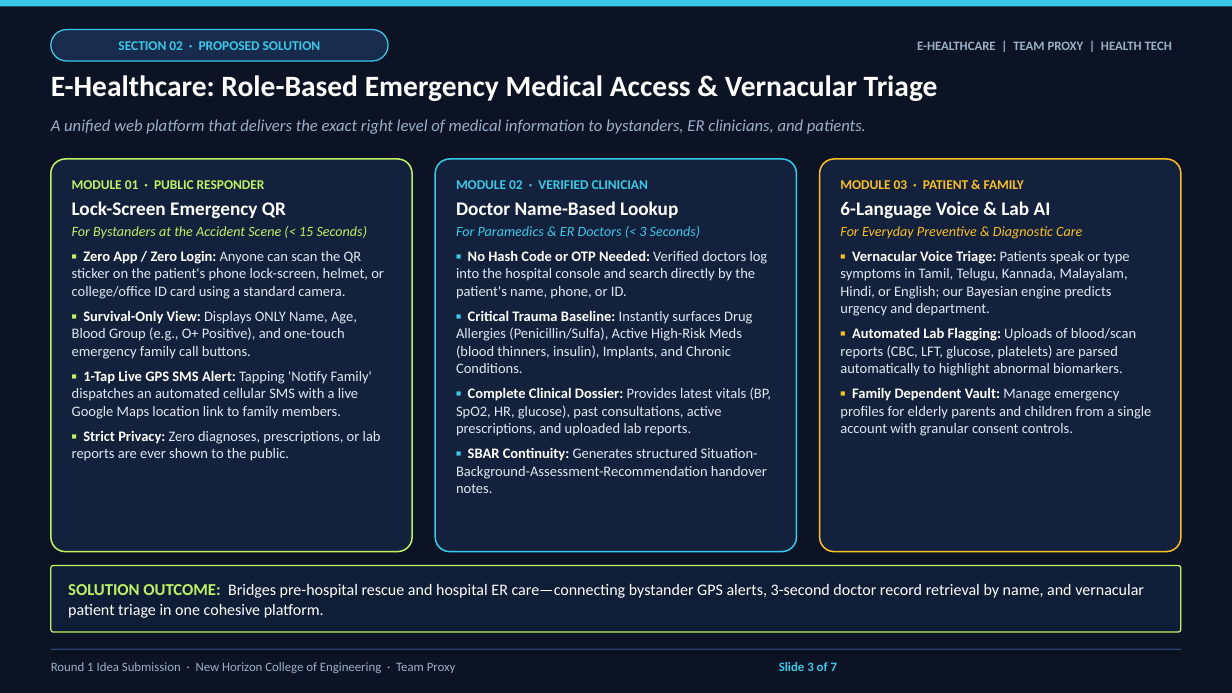
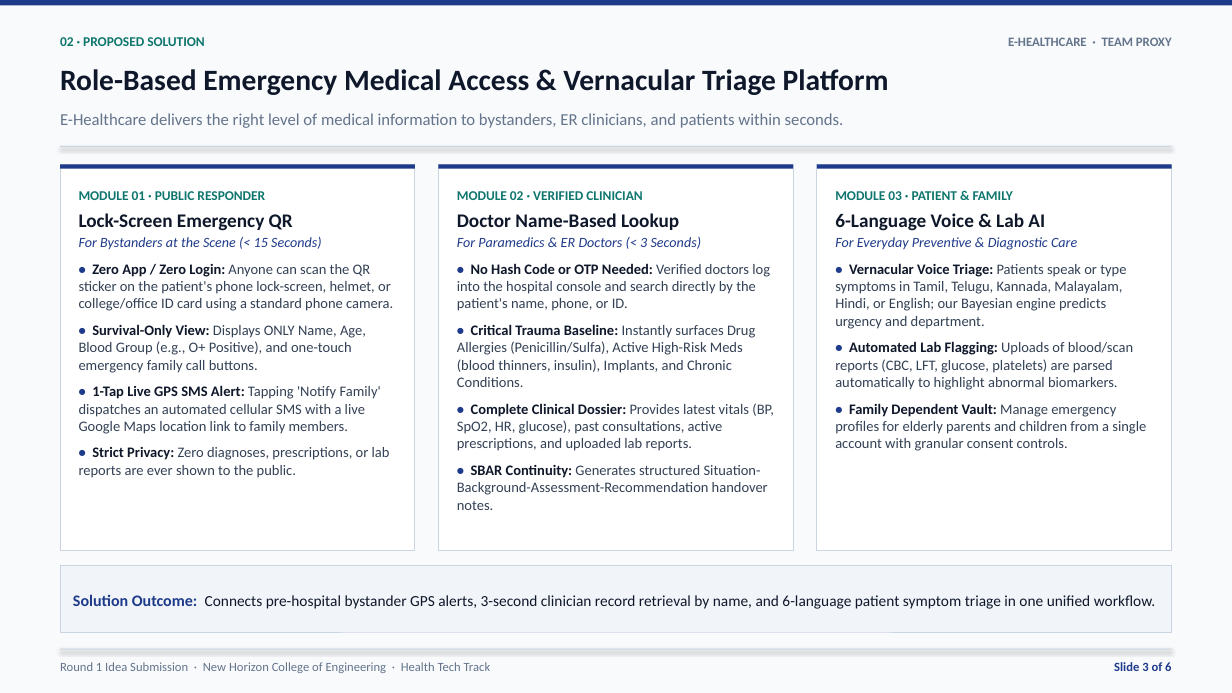
Before and after one commit to yogeshwaran2344/e-healthcare, a slide deck: slide 3 of Round1_Idea_Submission_Proxy.pptx. Drawn at 1232x693 pixels with LibreOffice and Linux fonts; fonts in the diff are those of the drawing. Boxes give left, top, right and bottom in pixels: in the first picture for what was removed or moved away, otherwise in the second. Text is boxed around its words. In the diff, an @@ line names an element or a change of style, - is before the commit and + after.

Commit message:
style(round1): redesign Round 1 deck with clean minimalist light palette and simplified team details

```diff
--- a/Round1_Idea_Submission_Proxy.pptx
+++ b/Round1_Idea_Submission_Proxy.pptx
@@ rectangle at (0, 0, 1232, 693): fill #0B1324 to #F8FAFC @@
@@ rectangle at (0, 0, 1232, 6): fill #38C9E8 to #1E3A8A @@
@@ text at (60, 37, 205, 46): text changed; text colour #38C9E8 to #0F766E @@
-SECTION 02 · PROPOSED SOLUTION
+02 · PROPOSED SOLUTION
@@ text "02 · PROPOSED SOLUTION": place and size @@
-text "02 · PROPOSED SOLUTION" at (51, 30, 388, 61)
+text "02 · PROPOSED SOLUTION" at (60, 37, 205, 46)
@@ text "02 · PROPOSED SOLUTION" at (60, 37, 205, 46): vertical alignment middle to top; fill #182B4C to none; outline #38C9E8 1 pt to none @@
@@ text "E-HEALTHCARE · TEAM PROXY" at (1008, 37, 1172, 46): vertical alignment middle to top @@
@@ text at (1008, 37, 1172, 46): text changed; text colour #9CAFC9 to #64748B @@
-E-HEALTHCARE | TEAM PROXY | HEALTH TECH
+E-HEALTHCARE · TEAM PROXY
@@ text at (60, 69, 889, 95): text changed; text colour #FFFFFF to #0F172A @@
-E-Healthcare: Role-Based Emergency Medical Access & Vernacular Triage
+Role-Based Emergency Medical Access & Vernacular Triage Platform
@@ text at (60, 113, 844, 128): text changed; text colour #9CAFC9 to #64748B; italic off @@
-A unified web platform that delivers the exact right level of medical information to bystanders, ER clinicians, and patients.
+E-Healthcare delivers the right level of medical information to bystanders, ER clinicians, and patients within seconds.
@@ rectangle: place and size @@
-rectangle at (51, 649, 1181, 650)
+rectangle at (60, 146, 1172, 147)
@@ rectangle at (60, 146, 1172, 147): fill #2A436C to #CBD5E1 @@
@@ rectangle "MODULE 01 · PUBLIC RESPONDER": place and size @@
-rectangle "MODULE 01 · PUBLIC RESPONDER" at (51, 159, 412, 552)
+rectangle "MODULE 01 · PUBLIC RESPONDER" at (60, 165, 415, 551)
@@ rectangle "MODULE 01 · PUBLIC RESPONDER" at (60, 165, 415, 551): rounded rectangle to rectangle; fill #13213C to #FFFFFF; outline #BEF264 1.2 pt to #CBD5E1 0.75 pt @@
@@ rectangle added at (60, 165, 415, 168), fill #1E3A8A @@
@@ rectangle "MODULE 02 · VERIFIED CLINICIAN": place and size @@
-rectangle "MODULE 02 · VERIFIED CLINICIAN" at (435, 159, 797, 552)
+rectangle "MODULE 02 · VERIFIED CLINICIAN" at (439, 165, 794, 551)
@@ rectangle "MODULE 02 · VERIFIED CLINICIAN" at (439, 165, 794, 551): rounded rectangle to rectangle; fill #13213C to #FFFFFF; outline #38C9E8 1.2 pt to #CBD5E1 0.75 pt @@
@@ rectangle added at (439, 165, 794, 168), fill #1E3A8A @@
@@ rectangle "MODULE 03 · PATIENT & ...": place and size @@
-rectangle "MODULE 03 · PATIENT & ..." at (820, 159, 1181, 552)
+rectangle "MODULE 03 · PATIENT & ..." at (817, 165, 1172, 551)
@@ rectangle "MODULE 03 · PATIENT & ..." at (817, 165, 1172, 551): rounded rectangle to rectangle; fill #13213C to #FFFFFF; outline #FBBF24 1.2 pt to #CBD5E1 0.75 pt @@
@@ rectangle added at (817, 165, 1172, 168), fill #1E3A8A @@
@@ text in rectangle at (79, 191, 293, 231): text colour #BEF264 to #0F766E in "MODULE 01 · PUBLIC RESPONDER"; text colour #FFFFFF to #0F172A in "Lock-Screen Emergency QR"; more space between paragraphs @@
@@ text in rectangle at (457, 191, 701, 249): text colour #38C9E8 to #0F766E in "MODULE 02 · VERIFIED CLINICIAN"; text colour #FFFFFF to #0F172A in "Doctor Name-Based Lookup"; text colour #38C9E8 to #1E3A8A in "For Paramedics & ER Doctors (< 3 ..."; more space between paragraphs @@
@@ text in rectangle at (835, 191, 1077, 250): text colour #FBBF24 to #0F766E in "MODULE 03 · PATIENT & FAMILY"; text colour #FFFFFF to #0F172A in "6-Language Voice & Lab AI"; text colour #FBBF24 to #1E3A8A in "For Everyday Preventive & Diagnostic Care"; more space between paragraphs @@
@@ text in rectangle at (79, 237, 393, 478): text changed; text colour #DEE7F2 to #334155 @@
-For Bystanders at the Accident Scene (< 15 Seconds)
-▪ Zero App / Zero Login: Anyone can scan the QR sticker on the patient's phone lock-screen, helmet, or college/office ID card using a standard camera.
-▪ Survival-Only View: Displays ONLY Name, Age, Blood Group (e.g., O+ Positive), and one-touch emergency family call buttons.
-▪ 1-Tap Live GPS SMS Alert: Tapping 'Notify Family' dispatches an automated cellular SMS with a live Google Maps location link to family members.
-▪ Strict Privacy: Zero diagnoses, prescriptions, or lab reports are ever shown to the public.
+For Bystanders at the Scene (< 15 Seconds)
+• Zero App / Zero Login: Anyone can scan the QR sticker on the patient's phone lock-screen, helmet, or college/office ID card using a standard phone camera.
+• Survival-Only View: Displays ONLY Name, Age, Blood Group (e.g., O+ Positive), and one-touch emergency family call buttons.
+• 1-Tap Live GPS SMS Alert: Tapping 'Notify Family' dispatches an automated cellular SMS with a live Google Maps location link to family members.
+• Strict Privacy: Zero diagnoses, prescriptions, or lab reports are ever shown to the public.
@@ text in rectangle at (457, 263, 774, 510): text changed; text colour #DEE7F2 to #334155 @@
-▪ No Hash Code or OTP Needed: Verified doctors log into the hospital console and search directly by the patient's name, phone, or ID.
-▪ Critical Trauma Baseline: Instantly surfaces Drug Allergies (Penicillin/Sulfa), Active High-Risk Meds (blood thinners, insulin), Implants, and Chronic Conditions.
-▪ Complete Clinical Dossier: Provides latest vitals (BP, SpO2, HR, glucose), past consultations, active prescriptions, and uploaded lab reports.
-▪ SBAR Continuity: Generates structured Situation-Background-Assessment-Recommendation handover notes.
+• No Hash Code or OTP Needed: Verified doctors log into the hospital console and search directly by the patient's name, phone, or ID.
+• Critical Trauma Baseline: Instantly surfaces Drug Allergies (Penicillin/Sulfa), Active High-Risk Meds (blood thinners, insulin), Implants, and Chronic Conditions.
+• Complete Clinical Dossier: Provides latest vitals (BP, SpO2, HR, glucose), past consultations, active prescriptions, and uploaded lab reports.
+• SBAR Continuity: Generates structured Situation-Background-Assessment-Recommendation handover notes.
@@ text in rectangle at (835, 263, 1146, 451): text changed; text colour #DEE7F2 to #334155 @@
-▪ Vernacular Voice Triage: Patients speak or type symptoms in Tamil, Telugu, Kannada, Malayalam, Hindi, or English; our Bayesian engine predicts urgency and department.
-▪ Automated Lab Flagging: Uploads of blood/scan reports (CBC, LFT, glucose, platelets) are parsed automatically to highlight abnormal biomarkers.
-▪ Family Dependent Vault: Manage emergency profiles for elderly parents and children from a single account with granular consent controls.
+• Vernacular Voice Triage: Patients speak or type symptoms in Tamil, Telugu, Kannada, Malayalam, Hindi, or English; our Bayesian engine predicts urgency and department.
+• Automated Lab Flagging: Uploads of blood/scan reports (CBC, LFT, glucose, platelets) are parsed automatically to highlight abnormal biomarkers.
+• Family Dependent Vault: Manage emergency profiles for elderly parents and children from a single account with granular consent controls.
@@ rectangle "Solution Outcome: Connects pre-hospital bystander ...": place and size @@
-rectangle "Solution Outcome: Connects pre-hospital bystander ..." at (51, 566, 1181, 632)
+rectangle "Solution Outcome: Connects pre-hospital bystander ..." at (60, 566, 1172, 632)
@@ rectangle "Solution Outcome: Connects pre-hospital bystander ..." at (60, 566, 1172, 632): rounded rectangle to rectangle; fill #101D36 to #F1F5F9; outline #BEF264 1 pt to #CBD5E1 0.75 pt @@
@@ text in rectangle at (73, 594, 1155, 609): text changed; size 12.5 to 12 pt; text colour #FFFFFF to #0F172A @@
-SOLUTION OUTCOME: Bridges pre-hospital rescue and hospital ER care—connecting bystander GPS alerts, 3-second doctor record retrieval by name, and vernacular patient triage in one cohesive platform.
+Solution Outcome: Connects pre-hospital bystander GPS alerts, 3-second clinician record retrieval by name, and 6-language patient symptom triage in one unified workflow.
@@ rectangle added at (60, 649, 1172, 650), fill #CBD5E1 @@
@@ text at (60, 662, 491, 673): text changed; size 10 to 9.8 pt; text colour #9CAFC9 to #64748B @@
-Round 1 Idea Submission · New Horizon College of Engineering · Team Proxy Slide 3 of 7
+Round 1 Idea Submission · New Horizon College of Engineering · Health Tech Track
@@ text added at (1114, 662, 1171, 671), 9.8 pt, text #1E3A8A, bold @@
+Slide 3 of 6
```
Also in this commit, not shown: 5 other slides changed, 1 slide removed, 2 other files.
